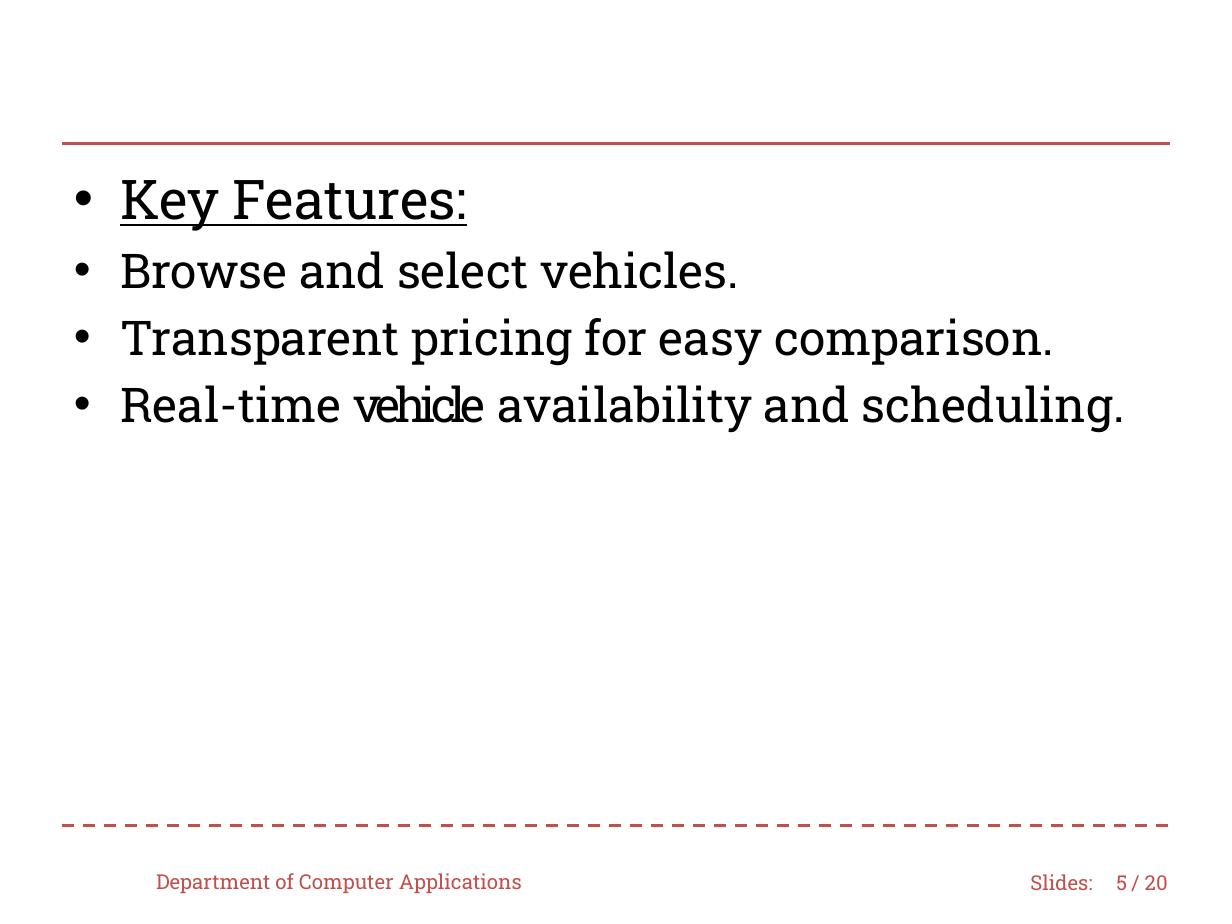
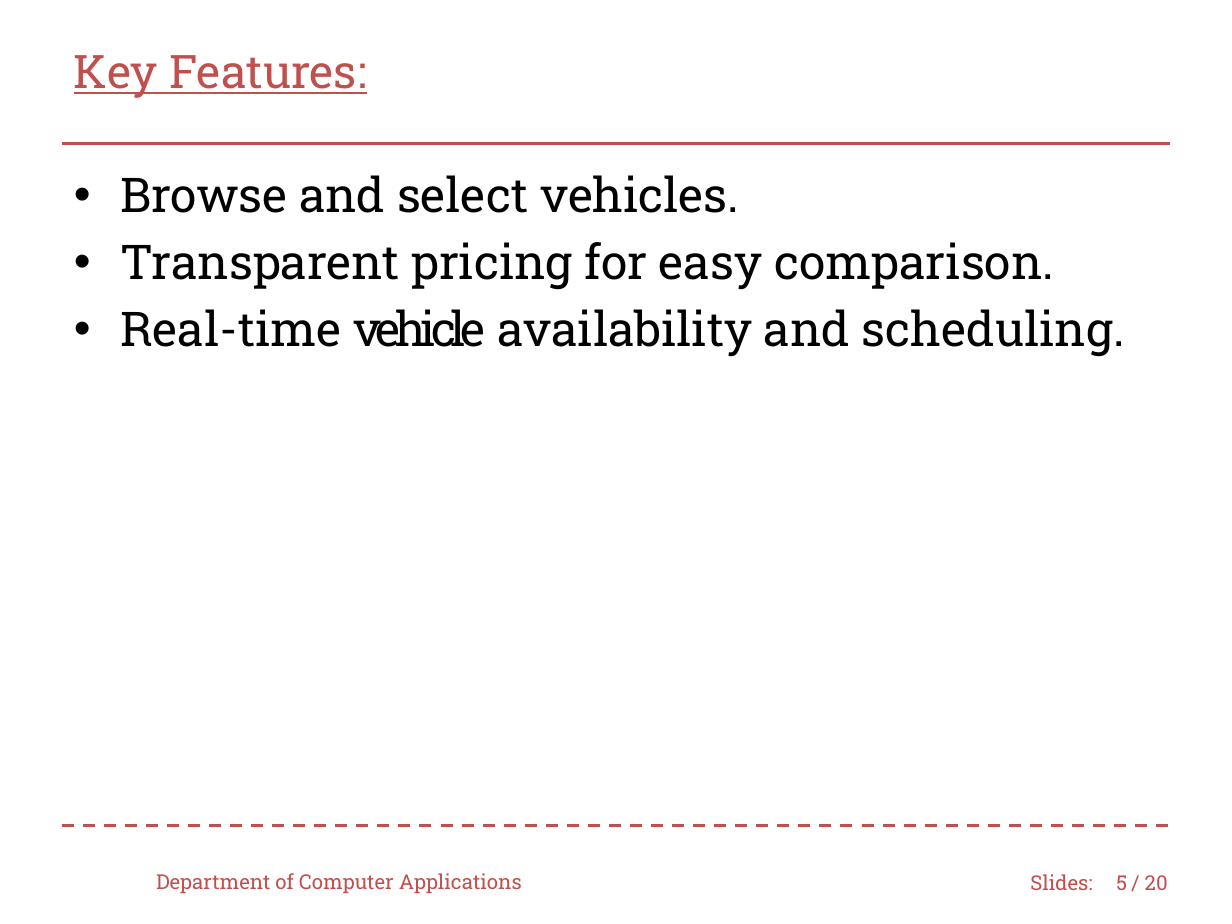
Before and after one commit to muhsina361/THE-COMMERCIAL-VEHICLE-BOOKING, a slide deck: slide 5 of minippt1.pptx. Drawn at 1232x924 pixels with LibreOffice and Linux fonts; fonts in the diff are those of the drawing; background and template pictures are left out. Boxes give left, top, right and bottom in pixels: in the first picture for what was removed or moved away, otherwise in the second. Text is boxed around its words. In the diff, an @@ line names an element or a change of style, - is before the commit and + after.

```diff
--- a/minippt1.pptx
+++ b/minippt1.pptx
@@ title added at box(74, 55, 366, 98), 27 pt, text #C0504D, underline @@
+Key Features:
@@ text at box(120, 180, 467, 231): paragraph removed @@
-• Key Features:
```
Also in this commit, not shown: 13 other slides changed, 6 slides added.
